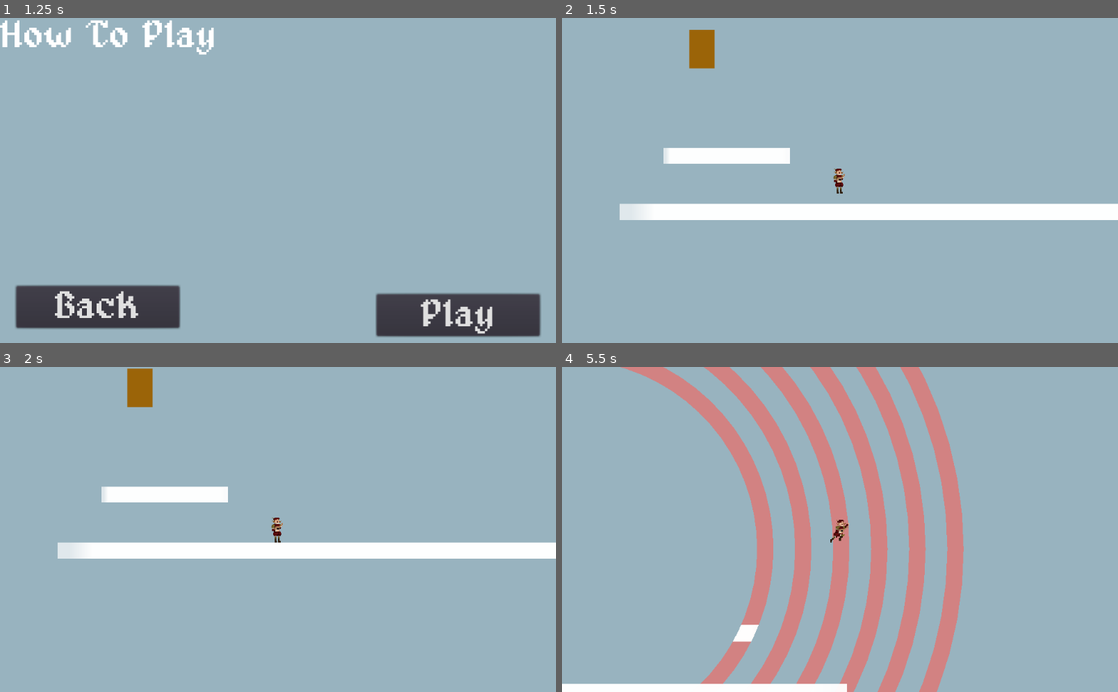
Above: before the commit, frames 1-4 (two rows, left to right).
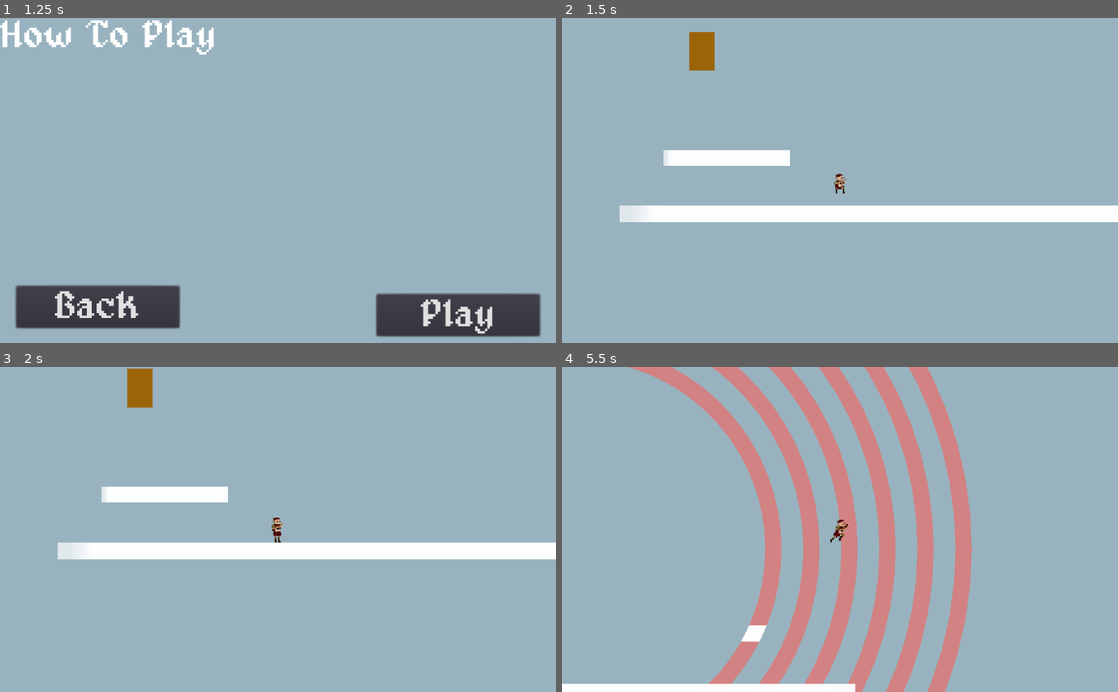
Above: after the commit, the same moments.

Repository: jhlothamer/CommunityGameJam_TheGameIsALiar
Game: Godot game, scene res://scenes/title/title.tscn
Two runs of this game, one before a commit and one after it. Both use one fixed random seed, a clock stepped at 60 frames per second and the inputs below.
Inputs:
- Up to frame 1 (1.25 s): click "Play" at 0.5 s
- Up to frame 2 (1.5 s): click "Play" at 1.25 s
- Up to frame 3 (2 s): no input
- Up to frame 4 (5.5 s): tap Enter at 2 s; hold Right (move_right) 2.03-3.53 s; tap Space (reveal_ping) at 2.1, 3.05, 3.6, 4.35 s; tap Up (jump) at 2.27, 2.3, 2.57, 2.85, 3.02, 3.32, 3.8, 4.52, 4.82, 5.1, 5.27 s; hold Left (move_left) 3.53-4.28 s; hold Right (move_right) from 4.28 s (still down)

Frame 1 is identical in both runs. In frame 2, 1.7% of the frame differs, in the area x 10-100%, y 3-63%; in frame 3, 0.2%; in frame 4, 18%, in the area x 10-74%, y 0-100%.

Commit message:
add sounds, add effect to bard jump and land, debounce lyre ping, change state from walking to falling when no longer on floor

Diff:
--- a/game/scenes/player/player.gd
+++ b/game/scenes/player/player.gd
@@ -9,13 +9,6 @@
 var jump_speed = 450
 #positive = right, negative = left
 var face_direction : int = 1
-
-var frames = {
-	"idle": [0,1,2,3,4],
-	"walking": [5,6,7,8],
-	"jumping" : [9],
-	"landing" : [10]
-}
 
 export var max_wave_count : int = 6
 export var sound_wave_generate_time : float = .12
--- a/game/scenes/player/player.tscn
+++ b/game/scenes/player/player.tscn
@@ -1,15 +1,17 @@
-[gd_scene load_steps=14 format=2]
+[gd_scene load_steps=16 format=2]
 
 [ext_resource path="res://scenes/player/player.gd" type="Script" id=1]
 [ext_resource path="res://assets/images/bard.png" type="Texture" id=2]
 [ext_resource path="res://scenes/stateMachine/stateMachine.tscn" type="PackedScene" id=3]
 [ext_resource path="res://scenes/player/states/walking.gd" type="Script" id=4]
 [ext_resource path="res://scenes/player/states/jumping.gd" type="Script" id=5]
-[ext_resource path="res://scenes/player/states/falling.gd" type="Script" id=6]
-[ext_resource path="res://scenes/hud/hud.tscn" type="PackedScene" id=7]
+[ext_resource path="res://assets/sounds/takeoff1.ogg" type="AudioStream" id=6]
+[ext_resource path="res://scenes/player/states/falling.gd" type="Script" id=7]
+[ext_resource path="res://assets/sounds/landing1.ogg" type="AudioStream" id=8]
+[ext_resource path="res://scenes/hud/hud.tscn" type="PackedScene" id=9]
 
 [sub_resource type="RectangleShape2D" id=1]
-extents = Vector2( 16, 16 )
+extents = Vector2( 9.12811, 15.2848 )
 
 [sub_resource type="Animation" id=2]
 resource_name = "fall"
@@ -98,12 +100,12 @@
 script = ExtResource( 1 )
 
 [node name="CollisionShape2D" type="CollisionShape2D" parent="."]
+position = Vector2( 0, 0.90374 )
 shape = SubResource( 1 )
 
 [node name="Sprite" type="Sprite" parent="."]
 texture = ExtResource( 2 )
 hframes = 11
-frame = 10
 
 [node name="stateMachine" parent="." instance=ExtResource( 3 )]
 debug = false
@@ -112,16 +114,27 @@
 script = ExtResource( 4 )
 is_starting_state = true
 
+[node name="pingDebounceTimer" type="Timer" parent="stateMachine/walking"]
+one_shot = true
+
 [node name="jumping" type="Node" parent="stateMachine"]
 script = ExtResource( 5 )
 
+[node name="jumpTakeoffSound" type="AudioStreamPlayer" parent="stateMachine/jumping"]
+stream = ExtResource( 6 )
+volume_db = -15.0
+
 [node name="falling" type="Node" parent="stateMachine"]
-script = ExtResource( 6 )
+script = ExtResource( 7 )
+
+[node name="landingSound" type="AudioStreamPlayer" parent="stateMachine/falling"]
+stream = ExtResource( 8 )
+volume_db = -15.0
 
 [node name="Camera2D" type="Camera2D" parent="."]
 current = true
 
-[node name="hud" parent="." instance=ExtResource( 7 )]
+[node name="hud" parent="." instance=ExtResource( 9 )]
 
 [node name="AnimationPlayer" type="AnimationPlayer" parent="."]
 anims/fall = SubResource( 2 )
@@ -129,3 +142,4 @@
 anims/jump = SubResource( 4 )
 anims/play = SubResource( 5 )
 anims/walk = SubResource( 6 )
+[connection signal="timeout" from="stateMachine/walking/pingDebounceTimer" to="stateMachine/walking" method="_on_pingDebounceTimer_timeout"]
--- a/game/scenes/player/states/falling.gd
+++ b/game/scenes/player/states/falling.gd
@@ -5,6 +5,7 @@
 
 func update(delta):
 	if host.is_on_floor():
+		$landingSound.play()
 		change_state("walking")
 		return
 	host.process_horizontal_movement(delta)
--- a/game/scenes/player/states/jumping.gd
+++ b/game/scenes/player/states/jumping.gd
@@ -7,6 +7,7 @@
 	jump_delta = 0.0
 	host.jump()
 	host.play_anim("jump")
+	$jumpTakeoffSound.play()
 
 func update(delta):
 	jump_delta += delta
--- a/game/scenes/player/states/walking.gd
+++ b/game/scenes/player/states/walking.gd
@@ -1,15 +1,26 @@
 extends "res://scenes/player/states/basePlayerStateNode.gd"
 
+var ping_allowed : bool = true
 
 func update(delta):
 	if host.is_on_floor() && Input.is_action_just_pressed("jump"):
 		change_state("jumping")
 		return
-	if Input.is_action_just_pressed("reveal_ping"):
+	elif !host.is_on_floor():
+		change_state("falling")
+		return
+	if Input.is_action_just_pressed("reveal_ping") && ping_allowed:
 		host.reveal_ping()
+		ping_allowed = false
+		$pingDebounceTimer.start()
 	if host.linear_velocity.x == 0.0:
 		host.play_anim("idle")
 	else:
 		host.play_anim("walk")
 	host.process_horizontal_movement(delta)
 	host.process_move_and_slide(delta)
+
+
+
+func _on_pingDebounceTimer_timeout():
+	ping_allowed = true
Not shown, added: game/assets/sounds/bard dieing low growl.ogg.import
Not shown, added: game/assets/sounds/blade extend.ogg.import
Not shown, added: game/assets/sounds/blade retract.ogg.import
Not shown, added: game/assets/sounds/landing1.ogg.import
Not shown, added: game/assets/sounds/takeoff1.ogg.import
Not shown, added: game/assets/sounds/bard dieing low growl.ogg
Not shown, added: game/assets/sounds/blade extend.ogg
Not shown, added: game/assets/sounds/blade retract.ogg
Not shown, added: game/assets/sounds/landing1.ogg
Not shown, added: game/assets/sounds/takeoff1.ogg
